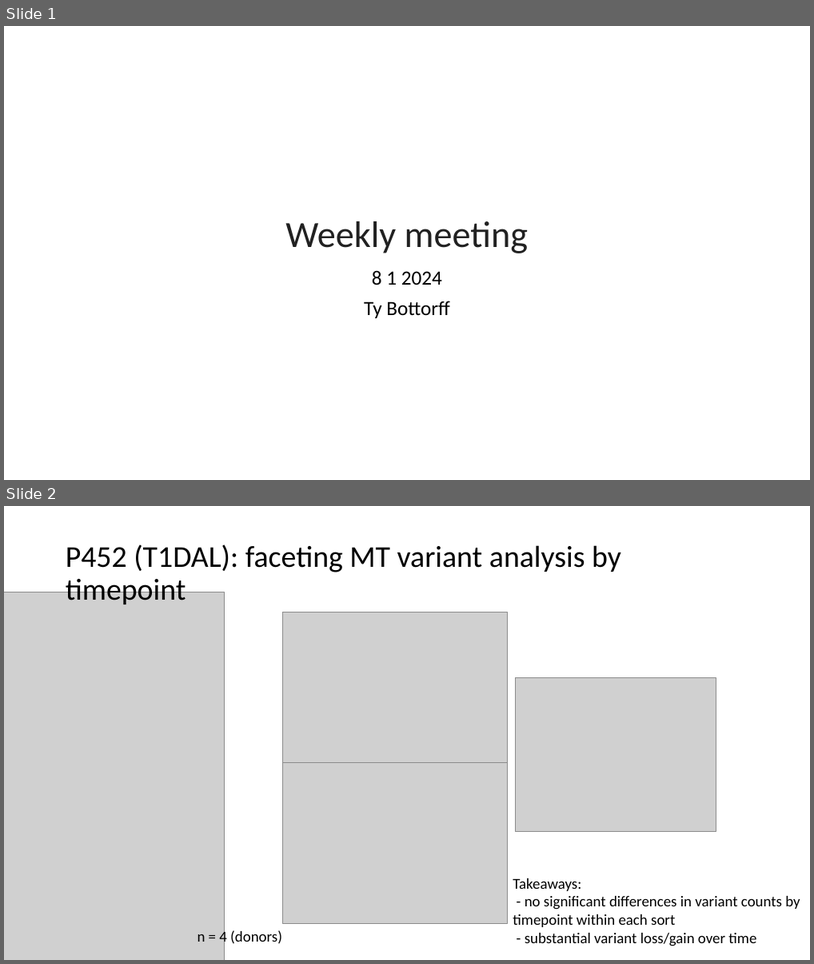
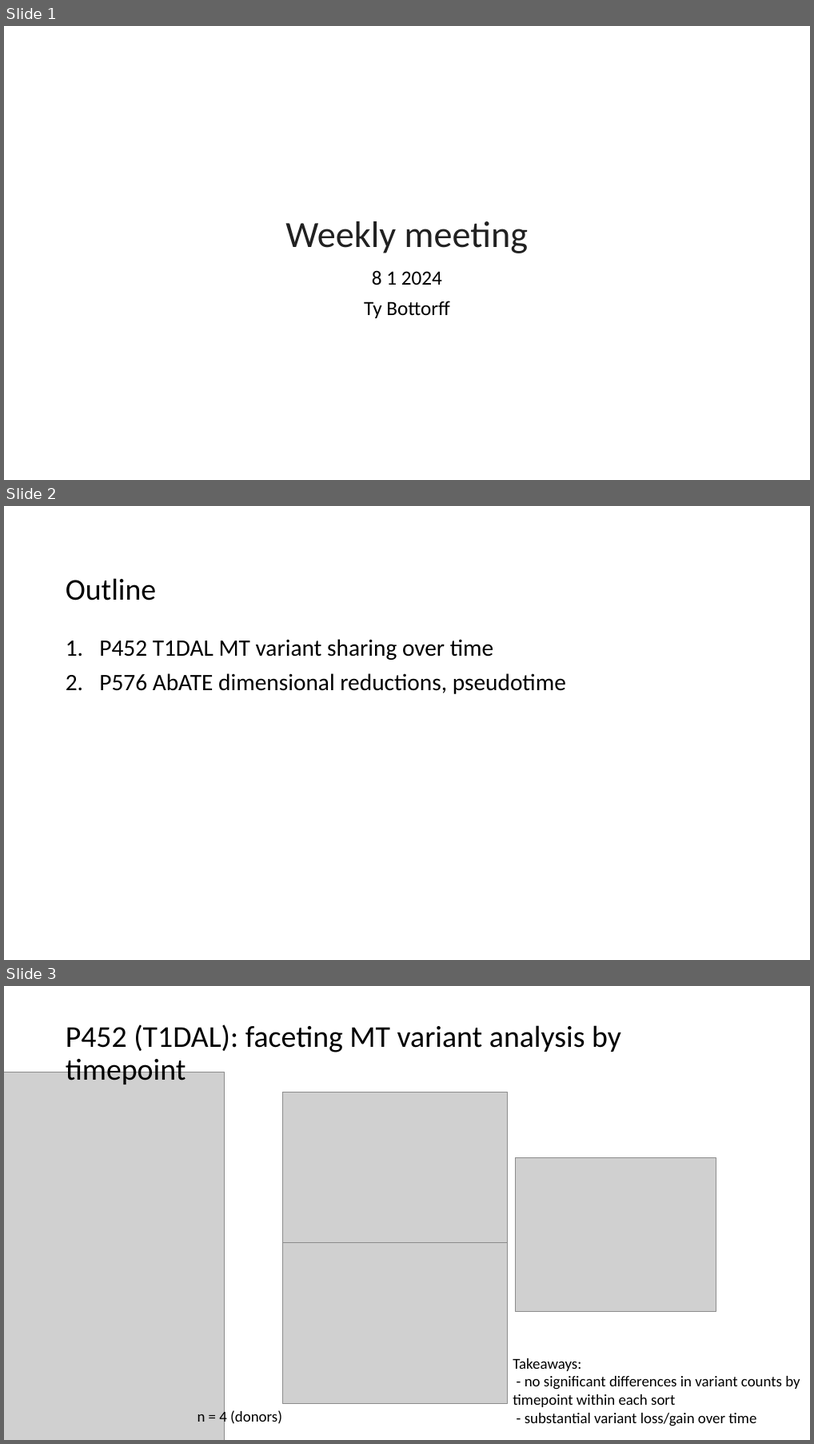
Before and after one commit to tybottorff/bottorffdocs, a slide deck: presentations/weekly_meetings/8_1_24.pptx. Shown one above the other, each under a label of ours: slides 1 and 2 before the commit, slides 1, 2 and 3 after it. The pictures are 814x964 and 814x1444 pixels, drawn with LibreOffice and Linux fonts; fonts in the diff are those of the drawing; grey boxes stand for pictures. Boxes give left, top, right and bottom in pixels: in the first picture for what was removed or moved away, otherwise in the second. Text is boxed around its words. In the diff, an @@ line names an element or a change of style, - is before the commit and + after.

Commit message:
Update slides

```diff
--- a/presentations/weekly_meetings/8_1_24.pptx
+++ b/presentations/weekly_meetings/8_1_24.pptx
@@ slide 2 added at bbox=[4, 506, 810, 960], background #FFFFFF @@
@@ title added at bbox=[66, 578, 156, 600], 36 pt, text #000000 @@
+Outline
@@ text added at bbox=[99, 639, 566, 694], 28 pt, text #000000 @@
+1. P452 T1DAL MT variant sharing over time
+2. P576 AbATE dimensional reductions, pseudotime
@@ what was slide 2 is now slide 3 @@
```
Also in this commit, not shown: 1 other file.
